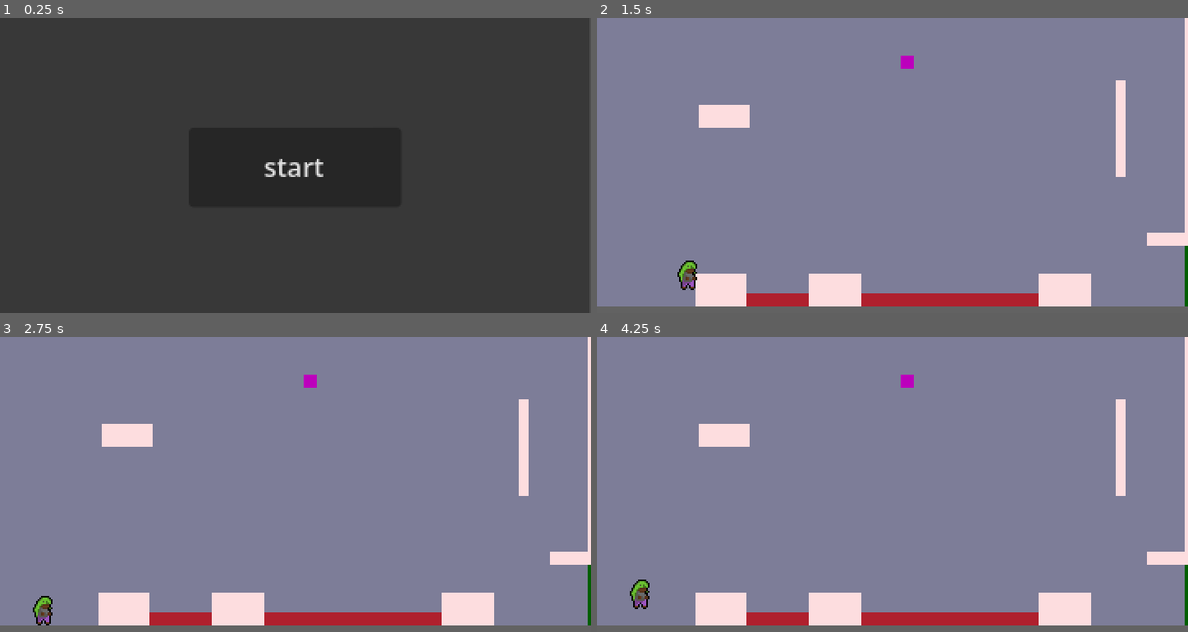
Above: before the commit, frames 1-4 (two rows, left to right).
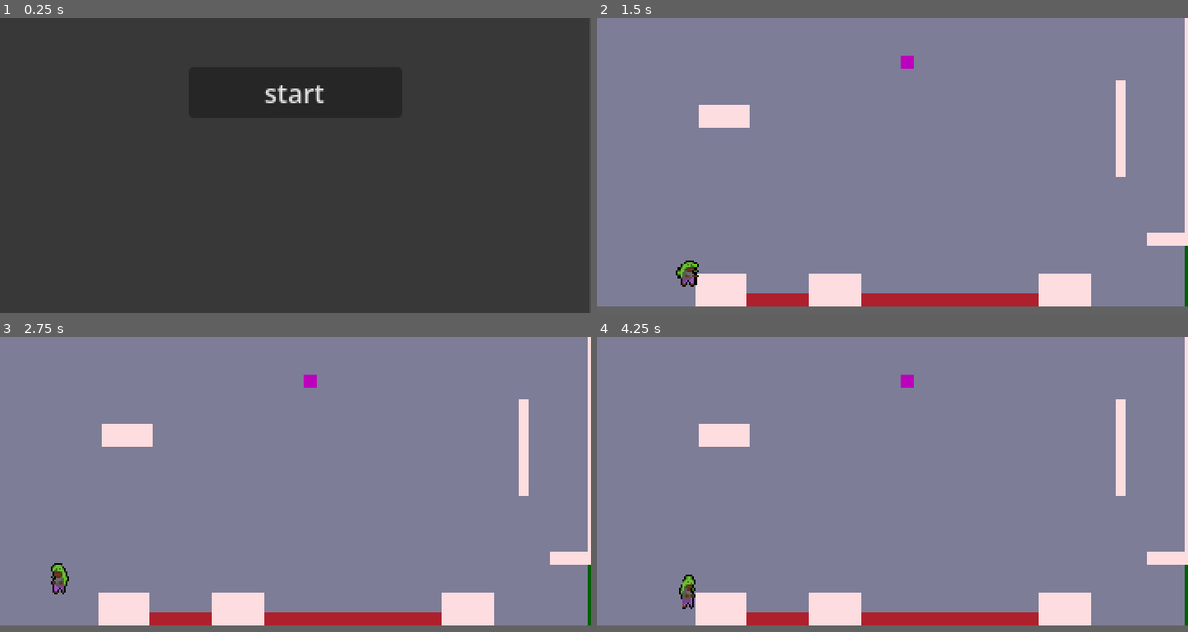
Above: after the commit, the same moments.

Repository: ezemllerwu-ship-it/taggFRFR
Game: Godot game, scene res://scene/room_manager.tscn
Same seed, same stepped clock (60 frames per second), same inputs: the game is played once before the commit and once after it.
Inputs:
- Up to frame 1 (0.25 s): no input
- Up to frame 2 (1.5 s): click "start" at 0.5 s; tap Enter at 1.25 s; hold Right (ui_right) from 1.28 s (still down); hold Space (jump) from 1.28 s (still down); tap K (dash) at 1.35 s
- Up to frame 3 (2.75 s): keep holding Right (ui_right); release Space (jump) at 2.03 s; tap Space (jump) at 2.1, 2.27, 2.57 s; tap K (dash) at 2.3 s
- Up to frame 4 (4.25 s): release Right (ui_right) at 2.78 s; hold Left (ui_left) 2.78-3.53 s; hold Space (jump) 2.78-3.53 s; tap K (dash) at 2.85, 3.6 s; tap Enter at 3.5 s; hold Right (ui_right) from 3.53 s (still down); tap Space (jump) at 3.77, 4.07 s

The runs differ from the first frame. In frame 1, 0.6% of the frame differs, in the area x 44-55%, y 22-54%; in frame 2, 0.2%; in frame 3, 0.5%; in frame 4, 0.5%.

Commit message:
a player script that work so when i brake the player just go back to this

Diff:
--- a/tag#/project.godot
+++ b/tag#/project.godot
@@ -31,6 +31,14 @@
 
 [input]
 
+ui_accept={
+"deadzone": 0.5,
+"events": [Object(InputEventKey,"resource_local_to_scene":false,"resource_name":"","device":0,"window_id":0,"alt_pressed":false,"shift_pressed":false,"ctrl_pressed":false,"meta_pressed":false,"pressed":false,"keycode":4194309,"physical_keycode":0,"key_label":0,"unicode":0,"location":0,"echo":false,"script":null)
+, Object(InputEventKey,"resource_local_to_scene":false,"resource_name":"","device":0,"window_id":0,"alt_pressed":false,"shift_pressed":false,"ctrl_pressed":false,"meta_pressed":false,"pressed":false,"keycode":4194310,"physical_keycode":0,"key_label":0,"unicode":0,"location":0,"echo":false,"script":null)
+, Object(InputEventKey,"resource_local_to_scene":false,"resource_name":"","device":0,"window_id":0,"alt_pressed":false,"shift_pressed":false,"ctrl_pressed":false,"meta_pressed":false,"pressed":false,"keycode":32,"physical_keycode":0,"key_label":0,"unicode":32,"location":0,"echo":false,"script":null)
+, Object(InputEventJoypadButton,"resource_local_to_scene":false,"resource_name":"","device":-1,"button_index":0,"pressure":0.0,"pressed":true,"script":null)
+]
+}
 ui_left={
 "deadzone": 0.5,
 "events": [Object(InputEventKey,"resource_local_to_scene":false,"resource_name":"","device":0,"window_id":0,"alt_presse …(194 unchanged characters)…
--- a/tag#/scene/player.tscn
+++ b/tag#/scene/player.tscn
@@ -31,7 +31,7 @@
 [node name="RayCastWalls" type="Node2D" parent="." unique_id=1905348773]
 
 [node name="ray_cast_left" type="RayCast2D" parent="RayCastWalls" unique_id=885001261]
-target_position = Vector2(-7, 0)
+target_position = Vector2(-5, 0)
 
 [node name="ray_cast_right" type="RayCast2D" parent="RayCastWalls" unique_id=2044495858]
-target_position = Vector2(7.5, 0)
+target_position = Vector2(6, 0)
--- a/tag#/scene/start_screen.tscn
+++ b/tag#/scene/start_screen.tscn
@@ -11,11 +11,16 @@
 offset_bottom = 180.3143
 color = Color(0.219501, 0.219501, 0.219501, 1)
 
-[node name="Button" type="Button" parent="." unique_id=1566459965]
-offset_left = 114.978874
-offset_top = 67.036255
-offset_right = 244.44876
-offset_bottom = 115.550255
+[node name="BoxContainer" type="BoxContainer" parent="." unique_id=281084074]
+offset_left = 114.99053
+offset_top = 30.036257
+offset_right = 245.18188
+offset_bottom = 158.40453
+focus_neighbor_top = NodePath("Button")
+vertical = true
+
+[node name="Button" type="Button" parent="BoxContainer" unique_id=1566459965]
+layout_mode = 2
 text = "start"
 
-[connection signal="pressed" from="Button" to="." method="_on_button_pressed"]
+[connection signal="pressed" from="BoxContainer/Button" to="." method="_on_button_pressed"]
--- a/tag#/script/player.gd
+++ b/tag#/script/player.gd
@@ -1,30 +1,31 @@
-
-
 extends CharacterBody2D
 
-const ACCEL := 800.0
-const MAX_SPEED := 100.0
-const FRICTION := 600.0
+# --- Constants ---
+const ACCEL := 1000.0
+const MAX_SPEED := 110.0
+const FRICTION := 800.0
 
-const GRAVITY := 650.0
-const FALL_GRAVITY := 900.0
-const MAX_FALL_SPEED := 450.0
+const GRAVITY := 700.0
+const FALL_GRAVITY := 1000.0
+const APEX_THRESHOLD := 35.0
+const MAX_FALL_SPEED := 420.0
 
-const JUMP_FORCE := 175
-const MIN_JUMP_FORCE := 40.0
-const COYOTE_TIME := 0.10
-const JUMP_BUFFER := 0.12
+const JUMP_FORCE := 185
+const MIN_JUMP_FORCE := 50.0
+const COYOTE_TIME := 0.08
+const JUMP_BUFFER := 0.10
 
-const WALL_SLIDE_SPEED := 50
-const WALL_JUMP_FORCE := Vector2(160, -100)
-const WALL_JUMP_LOCK := 0.2
+const WALL_SLIDE_SPEED := 800
+const WALL_JUMP_FORCE := Vector2(140, -110)
+const WALL_JUMP_LOCK := 0.15
 
-const DASH_SPEED := 300.0
-const DASH_DURATION := 0.10
+const DASH_SPEED := 340.0
+const DASH_DURATION := 0.12
+const DASH_FREEZE := 0.05
 const DASH_NERF_UP := 0.50
 const DASH_NERF_DIAG_UP := 0.75
 
-const LAND_ANIM_TIME := 0.12
+const LAND_ANIM_TIME := 0.10
 
 @onready var anim: AnimatedSprite2D = $AnimatedSprite2D
 
@@ -47,20 +48,14 @@
 func _physics_process(delta: float) -> void:
 	update_state()
 	handle_input()
-
 	apply_gravity(delta)
 	handle_dash(delta)
 	handle_horizontal_movement(delta)
 	handle_jump()
-
 	process_timers(delta)
-
 	last_frame_velocity = velocity
 	move_and_slide()
-
-	#update_visuals()
-
-# --- Core Logic ---
+	update_visuals(delta)
 
 func update_state() -> void:
 	var was_grounded = grounded
@@ -69,8 +64,9 @@
 	if grounded:
 		has_dash = true
 		coyote_timer = COYOTE_TIME
-		if !was_grounded and last_frame_velocity.y > 150:
+		if !was_grounded and last_frame_velocity.y > 200:
 			landing_timer = LAND_ANIM_TIME
+			apply_squish(1.2, 0.8)
 
 func handle_input() -> void:
 	var raw = Input.get_vector("ui_left", "ui_right", "ui_up", "ui_down")
@@ -84,22 +80,24 @@
 	if gravity_frozen: return
 
 	if wall_jump_float_timer > 0:
-		velocity.y += GRAVITY * delta * 0.25
+		velocity.y += GRAVITY * delta * 0.20
 	elif is_on_wall_custom() and velocity.y > 0 and !grounded:
 		velocity.y = move_toward(velocity.y, WALL_SLIDE_SPEED, GRAVITY * delta)
 	else:
 		var current_grav = FALL_GRAVITY if velocity.y > 0 else GRAVITY
+		if abs(velocity.y) < APEX_THRESHOLD and !Input.is_action_pressed("jump"):
+			current_grav *= 0.5
+
 		velocity.y = move_toward(velocity.y, MAX_FALL_SPEED, current_grav * delta)
 
 func handle_horizontal_movement(delta: float) -> void:
 	if is_dashing: return
-
 	if wall_jump_timer > 0:
-		velocity.x = move_toward(velocity.x, 0, FRICTION * delta)
+		velocity.x = move_toward(velocity.x, 0, FRICTION * 0.5 * delta)
 	elif axis.x != 0:
 		velocity.x = move_toward(velocity.x, axis.x * MAX_SPEED, ACCEL * delta)
 	else:
-		velocity.x = move_toward(velocity.x, 0, ACCEL * delta)
+		velocity.x = move_toward(velocity.x, 0, FRICTION * delta)
 
 func handle_jump() -> void:
 	if Input.is_action_just_pressed("jump"):
@@ -129,14 +127,16 @@
 	velocity.y = -JUMP_FORCE
 	jump_buffer_timer = 0
 	coyote_timer = 0
+	apply_squish(0.7, 1.3)
 
 func perform_wall_jump() -> void:
 	var dir = get_wall_direction()
 	if dir != 0:
 		velocity = Vector2(-dir * WALL_JUMP_FORCE.x, WALL_JUMP_FORCE.y)
 		wall_jump_timer = WALL_JUMP_LOCK
-		wall_jump_float_timer = 0.15
+		wall_jump_float_timer = 0.12
 		jump_buffer_timer = 0
+		apply_squish(0.8, 1.2)
 
 func initiate_dash() -> void:
 	is_dashing = true
@@ -146,16 +146,19 @@
 	dash_dir = axis if axis != Vector2.ZERO else (Vector2.LEFT if anim.flip_h else Vector2.RIGHT)
 	velocity = dash_dir.normalized() * DASH_SPEED
 
+	Engine.time_scale = 0.05
+	await get_tree().create_timer(DASH_FREEZE * 0.05).timeout
+	Engine.time_scale = 1.0
+
+	apply_squish(1.3, 0.7)
+
 func terminate_dash() -> void:
 	is_dashing = false
-	if dash_dir.y < -0.9:
-		velocity.y *= 0.70
-	elif dash_dir.y < -0.2:
-		velocity.y *= 0.8
+	gravity_frozen = false
+	if dash_dir.y < -0.1:
+		velocity.y *= DASH_NERF_UP
+	velocity.x *= 0.8
 
-	if velocity.y < -JUMP_FORCE:
-		velocity.y = -JUMP_FORCE
-	gravity_frozen = false
 func process_timers(delta: float) -> void:
 	if !grounded: coyote_timer -= delta
 	jump_buffer_timer -= delta
@@ -171,23 +174,20 @@
 	if $RayCastWalls/ray_cast_right.is_colliding(): return 1
 	return 0
 
-#func update_visuals() -> void:
-	#if is_dashing and dash_dir.x != 0:
-		#anim.flip_h = dash_dir.x < 0
-	#elif wall_jump_timer > 0 and velocity.x != 0:
-		#anim.flip_h = velocity.x < 0
-	#elif abs(velocity.x) > 5:
-		#anim.flip_h = velocity.x < 0
-		#
-	#if landing_timer > 0:
-		#anim.play("land")
-	#elif is_dashing:
-		#anim.play("dash")
-	#elif is_on_wall_custom() and !grounded and velocity.y > 0:
-		#anim.play("wall_slide")
-	#elif !grounded:
-		#anim.play("jump" if velocity.y < -10 else "fall")
-	#elif abs(velocity.x) > 10:
-		#anim.play("run")
-	#else:
-		#anim.play("idle")
+# --- Visual Effects ---
+
+func apply_squish(x: float, y: float) -> void:
+	anim.scale = Vector2(x, y)
+
+func update_visuals(delta: float) -> void:
+	anim.scale = anim.scale.lerp(Vector2.ONE, 8.0 * delta)
+	if is_dashing and dash_dir.x != 0:
+		anim.flip_h = dash_dir.x < 0
+	elif wall_jump_timer > 0 and velocity.x != 0:
+		anim.flip_h = velocity.x < 0
+	elif abs(velocity.x) > 5:
+		anim.flip_h = velocity.x < 0
+
+	# if is_dashing: anim.play("dash")
+	# elif !grounded: anim.play("jump")
+	# else: anim.play("run" if abs(velocity.x) > 10 else "idle")
--- a/tag#/script/room_manager.gd
+++ b/tag#/script/room_manager.gd
@@ -12,6 +12,10 @@
 	add_child(room)
 	spawn_player()
 
+func reset_room_manager():
+	for n in get_children():
+		n.queue_free()
+
 func spawn_player():
 	if is_instance_valid(current_player):
 		current_player.queue_free()
@@ -20,17 +24,21 @@
 	add_child(current_player)
 	current_player.global_position = spawn_position
 
-func reset_room_manager():
-	for n in get_children():
-		n.queue_free()
-
 func kill():
+	if !is_instance_valid(current_player): return
+	Engine.time_scale = 0.0
+	await get_tree().create_timer(0.1, true, false, true).timeout
+	Engine.time_scale = 1.0
+	current_player.visible = false
+	current_player.set_physics_process(false)
+	await get_tree().create_timer(0.2).timeout
 	spawn_player()
 
 func dash_refill():
-	if is_instance_valid(current_player) and current_player.has_method("dash_refill"):
-		current_player.dash_refill()
-	else :
-		print("fusk")
+	if is_instance_valid(current_player):
+		current_player.has_dash = true
+		if current_player.has_method("on_dash_refill"):
+			current_player.on_dash_refill()
+
 func set_spawn(pos: Vector2):
 	spawn_position = pos
--- a/tag#/script/room_script.gd
+++ b/tag#/script/room_script.gd
@@ -28,10 +28,7 @@
 		room_manager.dash_refill()
 		refill_timer.start()
 		var tween = create_tween()
-		tween.tween_property(refill_visual, "modulate:a", 0.0, 0.2) # Fade to transparent in 0.2s
-	else :
-		print("duck")
+		tween.tween_property(refill_visual, "modulate:a", 0.0, 0.2)
 func _on_refill_ready():
-	# Fade the visual back in
 	var tween = create_tween()
-	tween.tween_property(refill_visual, "modulate:a", 1.0, 0.5) # Fade to solid in 0.5s
+	tween.tween_property(refill_visual, "modulate:a", 1.0, 0.5)
